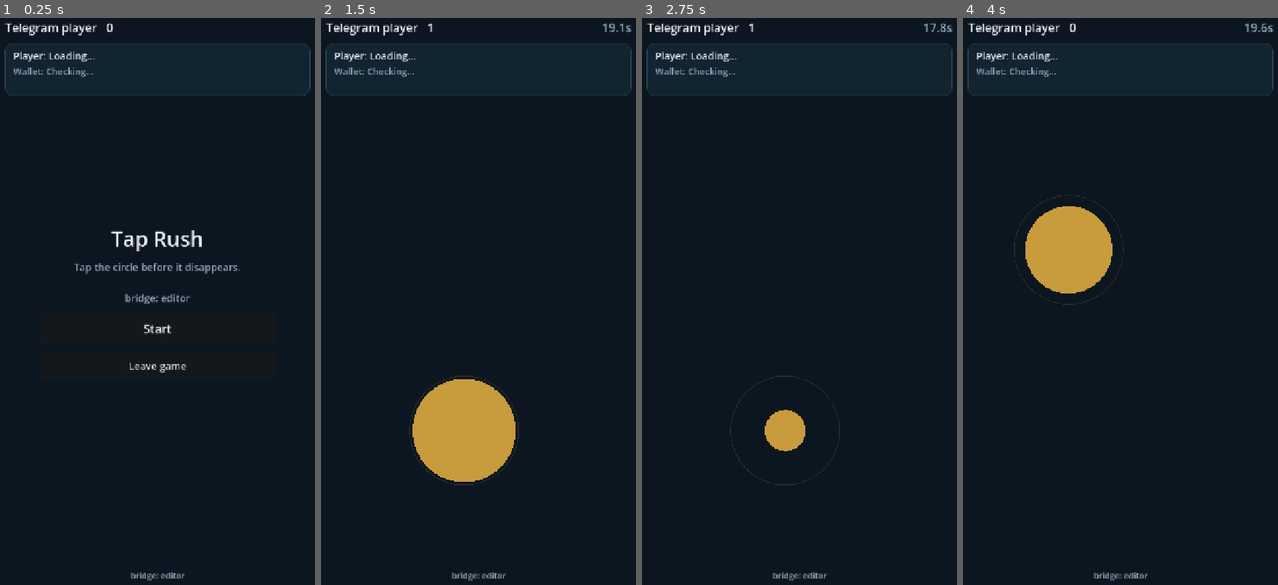
Above: before the commit, frames 1-4 (left to right).
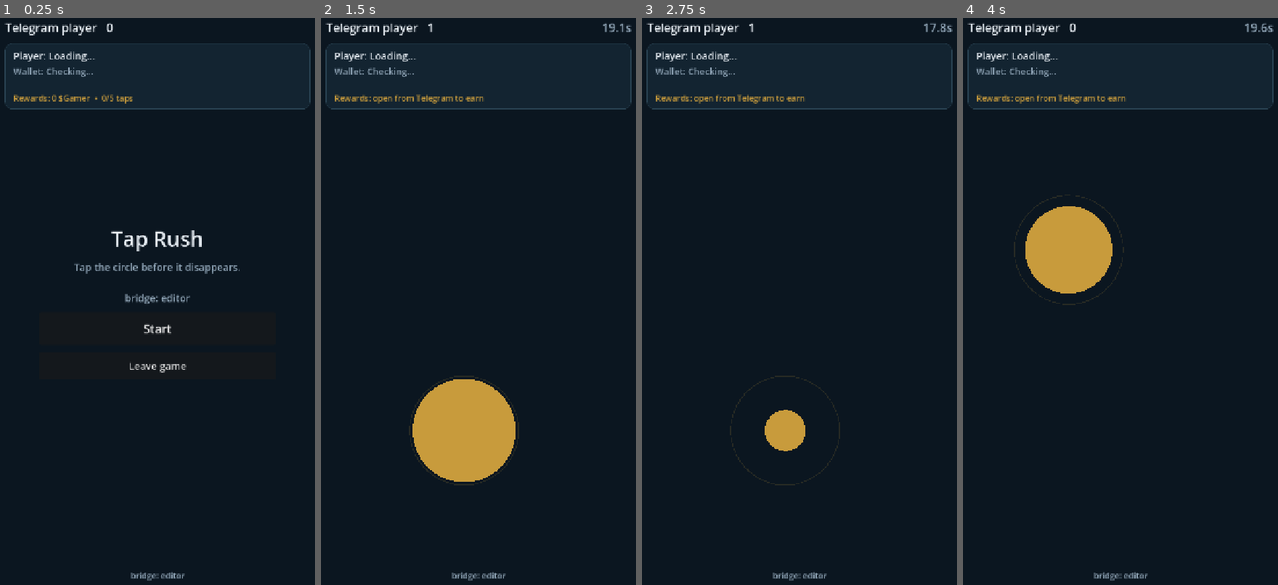
Above: after the commit, the same moments.

Repository: OpeyemiLawal/Telegram-bot
Game: Godot game, scene res://Main.tscn
Same seed, same stepped clock (60 frames per second), same inputs: the game is played once before the commit and once after it.
Inputs (mouse positions are in pixels of both pictures, inside the frame that each line leads up to):
- Up to frame 1 (0.25 s): no input
- Up to frame 2 (1.5 s): click "Start" at 0.5 s; move the mouse to (478, 301) at 1.27 s; click (478, 301) at 1.42 s
- Up to frame 3 (2.75 s): move the mouse to (733, 329) at 2.02 s; click (733, 329) at 2.17 s
- Up to frame 4 (4 s): move the mouse to (1152, 171) at 2.77 s; click (1152, 171) at 2.92 s; click "Play again" at 3.5 s

The runs differ from the first frame. In frame 1, 0.5% of the frame differs, in the area x 1-99%, y 12-17%; in frame 2, 0.6%; in frame 3, 0.6%; in frame 4, 0.6%.

Commit message:
added airdropping

Diff:
--- a/test-game/godot/Main.gd
+++ b/test-game/godot/Main.gd
@@ -53,6 +53,8 @@
 var _sdk: JavaScriptObject = null
 var _cb_handshake: JavaScriptObject
 var _cb_player: JavaScriptObject
+var _cb_reward_start: JavaScriptObject
+var _cb_reward_tap: JavaScriptObject
 
 var _playing := false
 var _score := 0
@@ -68,6 +70,12 @@
 var _player_name := "Telegram player"
 var _wallet_address := ""
 var _player_loaded := false
+
+var _reward_round_id := ""
+var _reward_balance := 0
+var _reward_progress := 0
+var _reward_symbol := "$Gamer"
+var _reward_state := "ready"
 
 ## Why the bridge is or is not working, shown on screen.
 ##
@@ -89,6 +97,7 @@
 var _player_label: Label
 var _wallet_status_label: Label
 var _wallet_address_label: Label
+var _reward_label: Label
 var _banner: VBoxContainer
 var _title: Label
 var _subtitle: Label
@@ -160,13 +169,14 @@
 	_player_card.offset_left = PADDING * u
 	_player_card.offset_right = -PADDING * u
 	_player_card.offset_top = 72.0 * u
-	_player_card.offset_bottom = 174.0 * u
+	_player_card.offset_bottom = 204.0 * u
 
 	_hud.add_theme_font_size_override("font_size", int(26.0 * u))
 	_timer_label.add_theme_font_size_override("font_size", int(26.0 * u))
 	_player_label.add_theme_font_size_override("font_size", int(22.0 * u))
 	_wallet_status_label.add_theme_font_size_override("font_size", int(20.0 * u))
 	_wallet_address_label.add_theme_font_size_override("font_size", int(17.0 * u))
+	_reward_label.add_theme_font_size_override("font_size", int(18.0 * u))
 	_title.add_theme_font_size_override("font_size", int(46.0 * u))
 	_subtitle.add_theme_font_size_override("font_size", int(22.0 * u))
 	_primary.add_theme_font_size_override("font_size", int(26.0 * u))
@@ -269,11 +279,63 @@
 
 
 func _start_round() -> void:
+	if (
+		_sdk != null
+		and _player_loaded
+		and _sdk.startRewardRound != null
+	):
+		_primary.disabled = true
+		_reward_state = "starting"
+		_cb_reward_start = JavaScriptBridge.create_callback(_on_reward_round)
+		_sdk.startRewardRound(_cb_reward_start)
+		_update_hud()
+		return
+
+	_reward_state = "practice"
+	_begin_round()
+
+
+func _on_reward_round(args: Array) -> void:
+	_primary.disabled = false
+	var result = args[0]
+	if result == null or result.error != null:
+		_reward_round_id = ""
+		_reward_state = "unavailable"
+		_begin_round()
+		return
+
+	_reward_round_id = str(result.roundId)
+	_reward_balance = int(result.availableAmount)
+	_reward_symbol = str(result.tokenSymbol)
+	_reward_progress = 0
+	_reward_state = "earning"
+	_cb_reward_tap = JavaScriptBridge.create_callback(_on_reward_tap)
+	_begin_round()
+
+
+func _begin_round() -> void:
 	_score = 0
 	_time_left = ROUND_TIME
 	_playing = true
 	_banner.visible = false
 	_spawn()
+	_update_hud()
+
+
+func _on_reward_tap(args: Array) -> void:
+	var result = args[0]
+	if result == null or result.error != null:
+		_reward_state = "sync failed"
+		_reward_round_id = ""
+		_update_hud()
+		return
+
+	_reward_balance = int(result.availableAmount)
+	_reward_progress = int(result.tapProgress)
+	_reward_symbol = str(result.tokenSymbol)
+	_reward_state = "+%d earned" % int(result.earnedNow) if int(result.earnedNow) > 0 else "earning"
+	if int(result.earnedNow) > 0:
+		_buzz("success")
 	_update_hud()
 
 
@@ -336,6 +398,9 @@
 	if point.distance_to(_target_position()) <= _radius + forgiveness:
 		_score += 1
 		_buzz("light")
+		if _reward_round_id != "" and _cb_reward_tap != null:
+			var elapsed_ms := int((ROUND_TIME - _time_left) * 1000.0)
+			_sdk.recordTap(_reward_round_id, _score, elapsed_ms, _cb_reward_tap)
 		_spawn()
 		_update_hud()
 
@@ -407,6 +472,10 @@
 	_wallet_address_label.text_overrun_behavior = TextServer.OVERRUN_TRIM_ELLIPSIS
 	_wallet_address_label.add_theme_color_override("font_color", MUTED)
 	identity.add_child(_wallet_address_label)
+
+	_reward_label = Label.new()
+	_reward_label.add_theme_color_override("font_color", GOLD)
+	identity.add_child(_reward_label)
 
 	_status = Label.new()
 	_status.set_anchors_and_offsets_preset(Control.PRESET_BOTTOM_WIDE)
@@ -482,6 +551,19 @@
 			_wallet_status_label.text = "Wallet: Connected"
 			_wallet_status_label.add_theme_color_override("font_color", Color("#5ee6a8"))
 			_wallet_address_label.text = _short_wallet(_wallet_address)
+	if _reward_label:
+		if _reward_state == "practice":
+			_reward_label.text = "Rewards: open from Telegram to earn"
+		elif _reward_state == "unavailable" or _reward_state == "sync failed":
+			_reward_label.text = "Rewards: unavailable this round"
+		elif _reward_state == "starting":
+			_reward_label.text = "Rewards: starting..."
+		else:
+			_reward_label.text = "Rewards: %d %s  •  %d/5 taps" % [
+				_reward_balance,
+				_reward_symbol,
+				_reward_progress,
+			]
 	_timer_label.text = "%0.1fs" % maxf(_time_left, 0.0) if _playing else ""
 	if _status:
 		_status.text = "bridge: %s" % _bridge_state
Not shown, changed: test-game/godot/export_presets.cfg
Not shown, added: REWARDS.md
Not shown, changed: backend/.env.example
Not shown, added: backend/app/api/game_rewards.py
Not shown, added: backend/app/api/rewards.py
Not shown, changed: backend/app/api/wallet.py
Not shown, changed: backend/app/config.py
Not shown, changed: backend/app/main.py
Not shown, changed: backend/app/models.py
Not shown, added: backend/app/token_payout.py
Not shown, added: backend/migrations/versions/20260801_1200_rewards.py
Not shown, changed: backend/requirements.txt
(and 14 more such lines)
